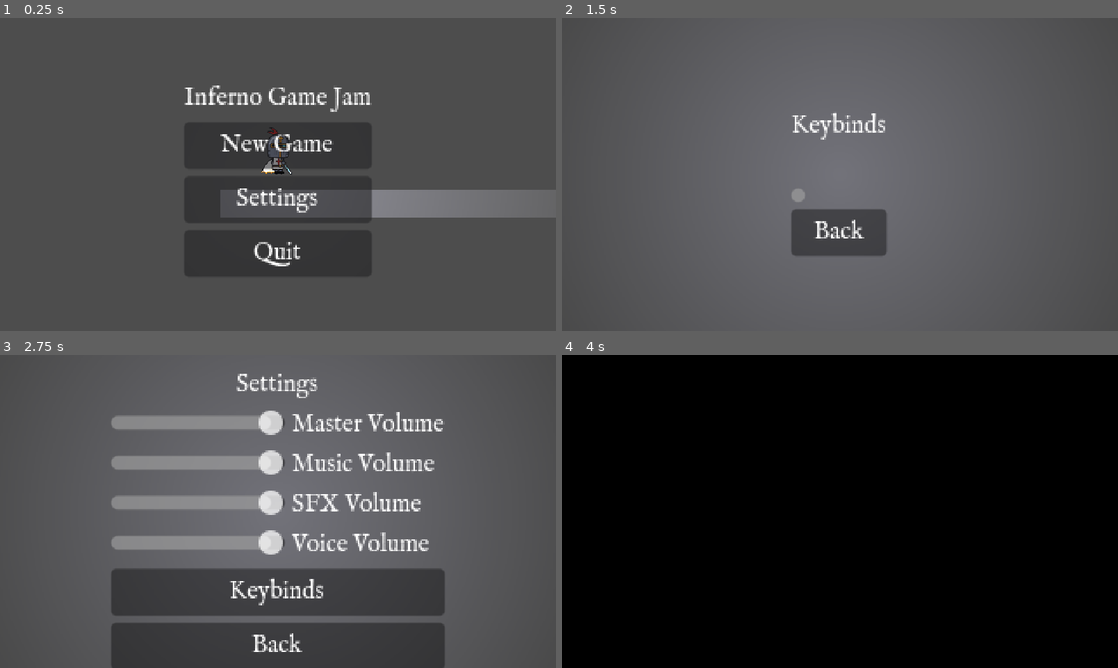
Above: before the commit, frames 1-4 (two rows, left to right).
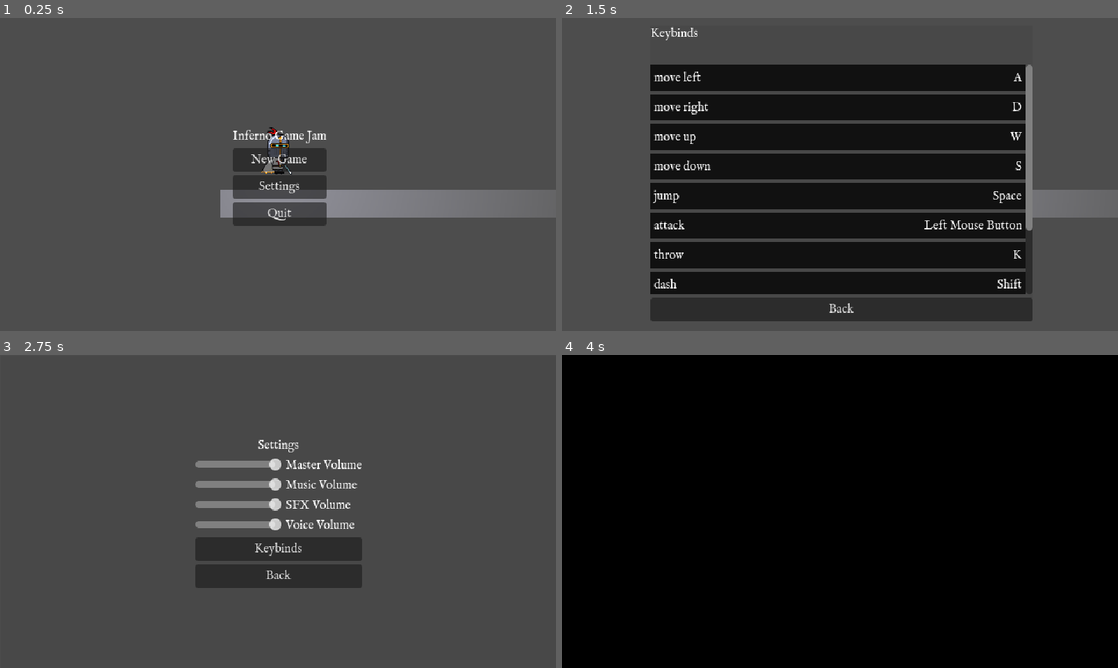
Above: after the commit, the same moments.

Repository: Jadelaawar42027/inferno-game-jam
Game: Godot game, scene res://scenes/ui/mainMenu.tscn
Same seed, same stepped clock (60 frames per second), same inputs: the game is played once before the commit and once after it.
Inputs:
- Up to frame 1 (0.25 s): no input
- Up to frame 2 (1.5 s): click "Settings" at 0.5 s; click "Keybinds" at 1.25 s
- Up to frame 3 (2.75 s): click "Back" at 2 s
- Up to frame 4 (4 s): click "Back" at 2.75 s; click "New Game" at 3.5 s

The runs differ from the first frame. In frame 1, 7.4% of the frame differs, in the area x 33-67%, y 21-83%; in frame 2, 60%, in the area x 15-93%, y 2-97%; in frame 3, 36%; in frame 4, nothing differs.

Commit message:
Basic keybinds menu is now created

Diff:
--- /dev/null
+++ b/scenes/ui/input_button.tscn
@@ -0,0 +1,43 @@
+[gd_scene format=3 uid="uid://bkalkey6fv1tf"]
+
+[sub_resource type="StyleBoxFlat" id="StyleBoxFlat_j3ryx"]
+bg_color = Color(0.06879826, 0.06879829, 0.06879823, 1)
+
+[sub_resource type="StyleBoxFlat" id="StyleBoxFlat_c8enf"]
+
+[node name="InputButton" type="Button" unique_id=918614133]
+custom_minimum_size = Vector2(0, 30)
+focus_mode = 0
+theme_override_styles/normal = SubResource("StyleBoxFlat_j3ryx")
+theme_override_styles/pressed = SubResource("StyleBoxFlat_c8enf")
+theme_override_styles/hover = SubResource("StyleBoxFlat_c8enf")
+
+[node name="MarginContainer" type="MarginContainer" parent="." unique_id=882820170]
+layout_mode = 1
+anchors_preset = 15
+anchor_right = 1.0
+anchor_bottom = 1.0
+grow_horizontal = 2
+grow_vertical = 2
+theme_override_constants/margin_left = 4
+theme_override_constants/margin_top = 3
+theme_override_constants/margin_right = 4
+theme_override_constants/margin_bottom = 2
+
+[node name="HBoxContainer" type="HBoxContainer" parent="MarginContainer" unique_id=1246187451]
+layout_mode = 2
+
+[node name="LabelAction" type="Label" parent="MarginContainer/HBoxContainer" unique_id=1747005536]
+layout_mode = 2
+text = "action name"
+vertical_alignment = 1
+
+[node name="Control" type="Control" parent="MarginContainer/HBoxContainer" unique_id=233196736]
+layout_mode = 2
+size_flags_horizontal = 3
+mouse_filter = 1
+
+[node name="LabelInput" type="Label" parent="MarginContainer/HBoxContainer" unique_id=50477428]
+layout_mode = 2
+text = "Input key"
+vertical_alignment = 1
--- a/scenes/ui/mainMenu.tscn
+++ b/scenes/ui/mainMenu.tscn
@@ -2,6 +2,8 @@
 
 [ext_resource type="Script" uid="uid://7pyhkosvmmky" path="res://scripts/ui/mainMenu.gd" id="1_ph80j"]
 [ext_resource type="PackedScene" uid="uid://degaw268gnce8" path="res://scenes/levels/scene_1.tscn" id="2_j3ryx"]
+[ext_resource type="Script" uid="uid://bbs2bb6iblexb" path="res://scripts/Components/input_settings.gd" id="3_c8enf"]
+[ext_resource type="PackedScene" uid="uid://bkalkey6fv1tf" path="res://scenes/ui/input_button.tscn" id="4_oxtcp"]
 
 [sub_resource type="StyleBoxFlat" id="StyleBoxFlat_b2h2w"]
 bg_color = Color(0.28118682, 0.28118688, 0.2811868, 1)
@@ -23,170 +25,183 @@
 process_mode = 4
 position = Vector2(318, 179)
 
-[node name="CenterContainer" type="CenterContainer" parent="." unique_id=316399735]
-layout_mode = 1
+[node name="CanvasLayer" type="CanvasLayer" parent="." unique_id=1386325699]
+
+[node name="CenterContainer" type="CenterContainer" parent="CanvasLayer" unique_id=316399735]
+unique_name_in_owner = true
 anchors_preset = 15
 anchor_right = 1.0
 anchor_bottom = 1.0
-offset_left = -1.0
-offset_top = 2.0
-offset_right = -1.0
-offset_bottom = 2.0
-grow_horizontal = 2
-grow_vertical = 2
-
-[node name="VBoxContainer" type="VBoxContainer" parent="CenterContainer" unique_id=5238879]
-layout_mode = 2
-
-[node name="Label" type="Label" parent="CenterContainer/VBoxContainer" unique_id=972434117]
+offset_left = 2.0
+offset_top = 3.0
+offset_right = 2.0
+offset_bottom = 3.0
+grow_horizontal = 2
+grow_vertical = 2
+
+[node name="VBoxContainer" type="VBoxContainer" parent="CanvasLayer/CenterContainer" unique_id=5238879]
+layout_mode = 2
+
+[node name="Label" type="Label" parent="CanvasLayer/CenterContainer/VBoxContainer" unique_id=972434117]
 layout_mode = 2
 text = "Inferno Game Jam"
 
-[node name="PlayButton" type="Button" parent="CenterContainer/VBoxContainer" unique_id=1971518153]
+[node name="PlayButton" type="Button" parent="CanvasLayer/CenterContainer/VBoxContainer" unique_id=1971518153]
 layout_mode = 2
 text = "New Game"
 
-[node name="Settings" type="Button" parent="CenterContainer/VBoxContainer" unique_id=1471935511]
+[node name="Settings" type="Button" parent="CanvasLayer/CenterContainer/VBoxContainer" unique_id=1471935511]
 layout_mode = 2
 text = "Settings"
 
-[node name="QuitButton" type="Button" parent="CenterContainer/VBoxContainer" unique_id=338669001]
+[node name="QuitButton" type="Button" parent="CanvasLayer/CenterContainer/VBoxContainer" unique_id=338669001]
 layout_mode = 2
 text = "Quit"
 
-[node name="SettingsPanelContainer" type="PanelContainer" parent="." unique_id=1988047513]
+[node name="SettingsPanelContainer" type="PanelContainer" parent="CanvasLayer" unique_id=1988047513]
+unique_name_in_owner = true
 visible = false
-layout_mode = 1
 anchors_preset = 8
 anchor_left = 0.5
 anchor_top = 0.5
 anchor_right = 0.5
 anchor_bottom = 0.5
-offset_left = -321.0
-offset_top = -177.5
-offset_right = 319.0
-offset_bottom = 184.5
+offset_left = -319.0
+offset_top = -179.0
+offset_right = 321.0
+offset_bottom = 183.0
 grow_horizontal = 2
 grow_vertical = 2
 theme_override_styles/panel = SubResource("StyleBoxFlat_b2h2w")
 
-[node name="SettingsContainer" type="CenterContainer" parent="SettingsPanelContainer" unique_id=838409989]
-layout_mode = 2
-
-[node name="VBoxContainer" type="VBoxContainer" parent="SettingsPanelContainer/SettingsContainer" unique_id=2147067689]
-layout_mode = 2
-
-[node name="SettingsTitle" type="Label" parent="SettingsPanelContainer/SettingsContainer/VBoxContainer" unique_id=560152080]
+[node name="SettingsContainer" type="CenterContainer" parent="CanvasLayer/SettingsPanelContainer" unique_id=838409989]
+layout_mode = 2
+
+[node name="VBoxContainer" type="VBoxContainer" parent="CanvasLayer/SettingsPanelContainer/SettingsContainer" unique_id=2147067689]
+layout_mode = 2
+
+[node name="SettingsTitle" type="Label" parent="CanvasLayer/SettingsPanelContainer/SettingsContainer/VBoxContainer" unique_id=560152080]
 layout_mode = 2
 size_flags_horizontal = 4
 text = "Settings"
 
-[node name="HBoxContainer_MasterVolSlider" type="HBoxContainer" parent="SettingsPanelContainer/SettingsContainer/VBoxContainer" unique_id=471659949]
-layout_mode = 2
-
-[node name="MasterVolSlider" type="HSlider" parent="SettingsPanelContainer/SettingsContainer/VBoxContainer/HBoxContainer_MasterVolSlider" unique_id=114456652]
-custom_minimum_size = Vector2(100, 0)
-layout_mode = 2
-tooltip_text = "Sound"
-max_value = 1.0
-step = 0.001
-value = 1.0
-
-[node name="MasterVolSliderLabel" type="Label" parent="SettingsPanelContainer/SettingsContainer/VBoxContainer/HBoxContainer_MasterVolSlider" unique_id=890855149]
+[node name="HBoxContainer_MasterVolSlider" type="HBoxContainer" parent="CanvasLayer/SettingsPanelContainer/SettingsContainer/VBoxContainer" unique_id=471659949]
+layout_mode = 2
+
+[node name="MasterVolSlider" type="HSlider" parent="CanvasLayer/SettingsPanelContainer/SettingsContainer/VBoxContainer/HBoxContainer_MasterVolSlider" unique_id=114456652]
+custom_minimum_size = Vector2(100, 0)
+layout_mode = 2
+tooltip_text = "Sound"
+max_value = 1.0
+step = 0.001
+value = 1.0
+
+[node name="MasterVolSliderLabel" type="Label" parent="CanvasLayer/SettingsPanelContainer/SettingsContainer/VBoxContainer/HBoxContainer_MasterVolSlider" unique_id=890855149]
 layout_mode = 2
 text = "Master Volume"
 
-[node name="HBoxContainer_MusicVolSlider" type="HBoxContainer" parent="SettingsPanelContainer/SettingsContainer/VBoxContainer" unique_id=132497044]
-layout_mode = 2
-
-[node name="MusicVolSlider" type="HSlider" parent="SettingsPanelContainer/SettingsContainer/VBoxContainer/HBoxContainer_MusicVolSlider" unique_id=1008858553]
-custom_minimum_size = Vector2(100, 0)
-layout_mode = 2
-tooltip_text = "Sound"
-max_value = 1.0
-step = 0.001
-value = 1.0
-
-[node name="MusicVolSliderLabel" type="Label" parent="SettingsPanelContainer/SettingsContainer/VBoxContainer/HBoxContainer_MusicVolSlider" unique_id=338738710]
+[node name="HBoxContainer_MusicVolSlider" type="HBoxContainer" parent="CanvasLayer/SettingsPanelContainer/SettingsContainer/VBoxContainer" unique_id=132497044]
+layout_mode = 2
+
+[node name="MusicVolSlider" type="HSlider" parent="CanvasLayer/SettingsPanelContainer/SettingsContainer/VBoxContainer/HBoxContainer_MusicVolSlider" unique_id=1008858553]
+custom_minimum_size = Vector2(100, 0)
+layout_mode = 2
+tooltip_text = "Sound"
+max_value = 1.0
+step = 0.001
+value = 1.0
+
+[node name="MusicVolSliderLabel" type="Label" parent="CanvasLayer/SettingsPanelContainer/SettingsContainer/VBoxContainer/HBoxContainer_MusicVolSlider" unique_id=338738710]
 layout_mode = 2
 text = "Music Volume"
 
-[node name="HBoxContainer_SFXVolSlider2" type="HBoxContainer" parent="SettingsPanelContainer/SettingsContainer/VBoxContainer" unique_id=98612821]
-layout_mode = 2
-
-[node name="SFXVolSlider" type="HSlider" parent="SettingsPanelContainer/SettingsContainer/VBoxContainer/HBoxContainer_SFXVolSlider2" unique_id=6931369]
-custom_minimum_size = Vector2(100, 0)
-layout_mode = 2
-tooltip_text = "Sound"
-max_value = 1.0
-step = 0.001
-value = 1.0
-
-[node name="SFXVolSliderLabel" type="Label" parent="SettingsPanelContainer/SettingsContainer/VBoxContainer/HBoxContainer_SFXVolSlider2" unique_id=481801668]
+[node name="HBoxContainer_SFXVolSlider2" type="HBoxContainer" parent="CanvasLayer/SettingsPanelContainer/SettingsContainer/VBoxContainer" unique_id=98612821]
+layout_mode = 2
+
+[node name="SFXVolSlider" type="HSlider" parent="CanvasLayer/SettingsPanelContainer/SettingsContainer/VBoxContainer/HBoxContainer_SFXVolSlider2" unique_id=6931369]
+custom_minimum_size = Vector2(100, 0)
+layout_mode = 2
+tooltip_text = "Sound"
+max_value = 1.0
+step = 0.001
+value = 1.0
+
+[node name="SFXVolSliderLabel" type="Label" parent="CanvasLayer/SettingsPanelContainer/SettingsContainer/VBoxContainer/HBoxContainer_SFXVolSlider2" unique_id=481801668]
 layout_mode = 2
 text = "SFX Volume"
 
-[node name="HBoxContainer_VoiceVolSlider2" type="HBoxContainer" parent="SettingsPanelContainer/SettingsContainer/VBoxContainer" unique_id=37194528]
-layout_mode = 2
-
-[node name="VoiceVolSlider" type="HSlider" parent="SettingsPanelContainer/SettingsContainer/VBoxContainer/HBoxContainer_VoiceVolSlider2" unique_id=1461972878]
-custom_minimum_size = Vector2(100, 0)
-layout_mode = 2
-tooltip_text = "Sound"
-max_value = 1.0
-step = 0.001
-value = 1.0
-
-[node name="VoiceVolSliderLabel" type="Label" parent="SettingsPanelContainer/SettingsContainer/VBoxContainer/HBoxContainer_VoiceVolSlider2" unique_id=1967991572]
+[node name="HBoxContainer_VoiceVolSlider2" type="HBoxContainer" parent="CanvasLayer/SettingsPanelContainer/SettingsContainer/VBoxContainer" unique_id=37194528]
+layout_mode = 2
+
+[node name="VoiceVolSlider" type="HSlider" parent="CanvasLayer/SettingsPanelContainer/SettingsContainer/VBoxContainer/HBoxContainer_VoiceVolSlider2" unique_id=1461972878]
+custom_minimum_size = Vector2(100, 0)
+layout_mode = 2
+tooltip_text = "Sound"
+max_value = 1.0
+step = 0.001
+value = 1.0
+
+[node name="VoiceVolSliderLabel" type="Label" parent="CanvasLayer/SettingsPanelContainer/SettingsContainer/VBoxContainer/HBoxContainer_VoiceVolSlider2" unique_id=1967991572]
 layout_mode = 2
 text = "Voice Volume"
 
-[node name="Keybinds" type="Button" parent="SettingsPanelContainer/SettingsContainer/VBoxContainer" unique_id=1147500715]
+[node name="Keybinds" type="Button" parent="CanvasLayer/SettingsPanelContainer/SettingsContainer/VBoxContainer" unique_id=1147500715]
 layout_mode = 2
 text = "Keybinds"
 
-[node name="ReturntoMain" type="Button" parent="SettingsPanelContainer/SettingsContainer/VBoxContainer" unique_id=480076530]
+[node name="ReturntoMain" type="Button" parent="CanvasLayer/SettingsPanelContainer/SettingsContainer/VBoxContainer" unique_id=480076530]
 layout_mode = 2
 text = "Back
 "
 
-[node name="KeybindsPanelContainer" type="PanelContainer" parent="." unique_id=1561951678]
+[node name="KeybindsPanelContainer" type="PanelContainer" parent="CanvasLayer" unique_id=1561951678]
+unique_name_in_owner = true
 visible = false
-layout_mode = 1
 anchors_preset = 8
 anchor_left = 0.5
 anchor_top = 0.5
 anchor_right = 0.5
 anchor_bottom = 0.5
-offset_left = -321.0
-offset_top = -177.5
-offset_right = 319.0
-offset_bottom = 184.5
+offset_left = -218.0
+offset_top = -171.5
+offset_right = 222.0
+offset_bottom = 168.5
 grow_horizontal = 2
 grow_vertical = 2
 theme_override_styles/panel = SubResource("StyleBoxFlat_b2h2w")
-
-[node name="KeybindsContainer" type="CenterContainer" parent="KeybindsPanelContainer" unique_id=60542440]
-layout_mode = 2
-
-[node name="VBoxContainer" type="VBoxContainer" parent="KeybindsPanelContainer/KeybindsContainer" unique_id=138426634]
-layout_mode = 2
-
-[node name="KeybindsTitle" type="Label" parent="KeybindsPanelContainer/KeybindsContainer/VBoxContainer" unique_id=123828413]
+metadata/_edit_use_anchors_ = true
+
+[node name="KeybindsContainer" type="MarginContainer" parent="CanvasLayer/KeybindsPanelContainer" unique_id=1420587015]
+layout_mode = 2
+
+[node name="VBoxContainer" type="VBoxContainer" parent="CanvasLayer/KeybindsPanelContainer/KeybindsContainer" unique_id=138426634]
+layout_mode = 2
+
+[node name="KeybindsTitle" type="Label" parent="CanvasLayer/KeybindsPanelContainer/KeybindsContainer/VBoxContainer" unique_id=123828413]
 layout_mode = 2
 text = "Keybinds
 "
 
-[node name="VScrollBar" type="VScrollBar" parent="KeybindsPanelContainer/KeybindsContainer/VBoxContainer" unique_id=1552708486]
-layout_mode = 2
-
-[node name="ReturnToSettings" type="Button" parent="KeybindsPanelContainer/KeybindsContainer/VBoxContainer" unique_id=870860889]
+[node name="ScrollContainer_Keybinds" type="ScrollContainer" parent="CanvasLayer/KeybindsPanelContainer/KeybindsContainer/VBoxContainer" unique_id=823073098]
+custom_minimum_size = Vector2(200, 30)
+layout_mode = 2
+size_flags_vertical = 3
+
+[node name="ActionsVBoxContainer" type="VBoxContainer" parent="CanvasLayer/KeybindsPanelContainer/KeybindsContainer/VBoxContainer/ScrollContainer_Keybinds" unique_id=2057419426]
+layout_mode = 2
+size_flags_horizontal = 3
+script = ExtResource("3_c8enf")
+
+[node name="InputButton" parent="CanvasLayer/KeybindsPanelContainer/KeybindsContainer/VBoxContainer/ScrollContainer_Keybinds/ActionsVBoxContainer" unique_id=918614133 instance=ExtResource("4_oxtcp")]
+layout_mode = 2
+
+[node name="ReturnToSettings" type="Button" parent="CanvasLayer/KeybindsPanelContainer/KeybindsContainer/VBoxContainer" unique_id=870860889]
 layout_mode = 2
 text = "Back"
 
-[connection signal="pressed" from="CenterContainer/VBoxContainer/PlayButton" to="." method="_on_play_button_pressed"]
-[connection signal="pressed" from="CenterContainer/VBoxContainer/Settings" to="." method="_on_settings_pressed"]
-[connection signal="pressed" from="CenterContainer/VBoxContainer/QuitButton" to="." method="_on_quit_pressed"]
-[connection signal="pressed" from="SettingsPanelContainer/SettingsContainer/VBoxContainer/Keybinds" to="." method="_on_keybinds_pressed"]
-[connection signal="pressed" from="SettingsPanelContainer/SettingsContainer/VBoxContainer/ReturntoMain" to="." method="_on_returnto_main_pressed"]
-[connection signal="pressed" from="KeybindsPanelContainer/KeybindsContainer/VBoxContainer/ReturnToSettings" to="." method="_on_return_to_settings_pressed"]
+[connection signal="pressed" from="CanvasLayer/CenterContainer/VBoxContainer/PlayButton" to="." method="_on_play_button_pressed"]
+[connection signal="pressed" from="CanvasLayer/CenterContainer/VBoxContainer/Settings" to="." method="_on_settings_pressed"]
+[connection signal="pressed" from="CanvasLayer/CenterContainer/VBoxContainer/QuitButton" to="." method="_on_quit_pressed"]
+[connection signal="pressed" from="CanvasLayer/SettingsPanelContainer/SettingsContainer/VBoxContainer/Keybinds" to="." method="_on_keybinds_pressed"]
+[connection signal="pressed" from="CanvasLayer/SettingsPanelContainer/SettingsContainer/VBoxContainer/ReturntoMain" to="." method="_on_returnto_main_pressed"]
+[connection signal="pressed" from="CanvasLayer/KeybindsPanelContainer/KeybindsContainer/VBoxContainer/ReturnToSettings" to="." method="_on_return_to_settings_pressed"]
--- /dev/null
+++ b/scripts/Components/input_settings.gd
@@ -0,0 +1,59 @@
+extends Control
+
+
+@onready var input_button_scene = preload("res://scenes/ui/input_button.tscn")
+var action_list = self
+var remapping : bool = false
+var action_remap
+var button_remap
+
+func _ready():
+	_create_action_list()
+
+func _create_action_list():
+	InputMap.load_from_project_settings()
+	for item in action_list.get_children():
+		item.queue_free()
+	for action in InputMap.get_actions():
+		#Removes Ui_ commands. Has to be set here or it loads in memory
+		if not action.begins_with("ui_"):
+			var button = input_button_scene.instantiate()
+			var action_label = button.find_child("LabelAction")
+			var input_label = button.find_child("LabelInput")
+			action_label.text = action.replace("_"," ") #replaces _ in acitons
+			var events = InputMap.action_get_events(action)
+
+			if events.size() > 0:
+
+				#Removes the Physical part. Weird check but it works
+				if events[0] is InputEventKey:
+					input_label.text = events[0].as_text_physical_keycode()
+				else:
+					input_label.text = events[0].as_text()
+
+			else:
+				input_label.text = ""
+			action_list.add_child(button)
+			button.pressed.connect(_on_input_button_pressed.bind(button, action))
+
+func _on_input_button_pressed(button, action):
+	if remapping == false:
+		remapping = true
+		action_remap = action
+		button_remap = button
+		button.find_child("LabelInput").text = "??"
+
+func _input(event):
+	if remapping:
+		if event is InputEventKey && event.pressed && not event.echo || (event is InputEventMouseButton && event.pressed):
+			InputMap.action_erase_events(action_remap)
+			InputMap.action_add_event(action_remap, event)
+			_update_action_list(button_remap, event)
+			remapping = false
+			action_remap = null
+			button_remap = null
+			get_viewport().set_input_as_handled() #Fixes small bug where slamming click can cause issues
+
+func _update_action_list(button, event):
+	button.find_child("LabelInput").text = event.as_text().trim_suffix(" (Physical)")
+	pass
--- a/scripts/ui/mainMenu.gd
+++ b/scripts/ui/mainMenu.gd
@@ -11,23 +11,23 @@
 
 #Returns to main menu
 func _on_returnto_main_pressed() -> void:
-	$SettingsPanelContainer.visible = false
-	$CenterContainer.visible = true
+	%SettingsPanelContainer.visible = false
+	%CenterContainer.visible = true
 
 
 #Opens the setting page
 func _on_settings_pressed() -> void:
-	$SettingsPanelContainer.visible = true
-	$CenterContainer.visible = false
+	%SettingsPanelContainer.visible = true
+	%CenterContainer.visible = false
 
 #
 
 #Opens the keybind menu
 func _on_keybinds_pressed() -> void:
-	$SettingsPanelContainer.visible = false
-	$KeybindsPanelContainer.visible = true
+	%SettingsPanelContainer.visible = false
+	%KeybindsPanelContainer.visible = true
 
 #Closes the keybind menu back to the settings menu
 func _on_return_to_settings_pressed() -> void:
-	$SettingsPanelContainer.visible = true
-	$KeybindsPanelContainer.visible = false
+	%SettingsPanelContainer.visible = true
+	%KeybindsPanelContainer.visible = false
Not shown, added: scripts/Components/input_settings.gd.uid
